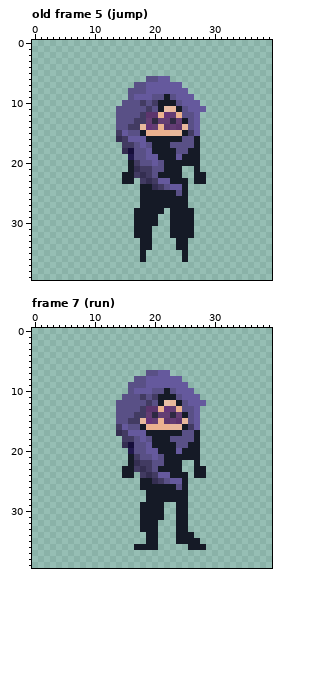
Pixel-art file, stored at src/sprites/player.ase. Above is the file before it was changed.
40x40 pixels, 11 frames. Shown: old frame 5 (jump), frame 7 (run). The commit also changed other frames, which this record leaves out.
Now the later version:
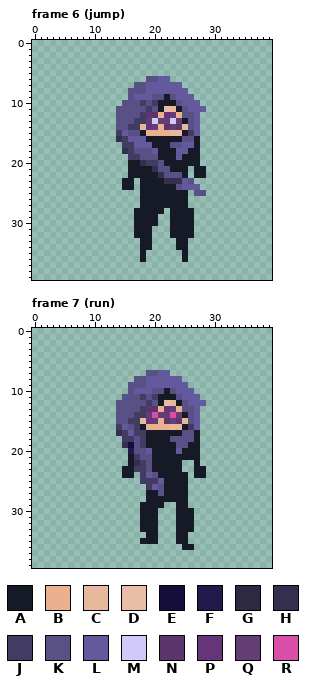
Palette (. is transparent): A #151a26  B #ebb18f  C #e8b89c  D #e8bea6  E #160e3a  F #21184c  G #2e2942  H #342e51  J #423b62  K #595086  L #65599d  M #d1c9f7  N #5c356d  P #653479  Q #633d73  R #d94ea8
A new or re-ordered frame is compared with the old frame closest to it.
Diff:
frames re-ordered
Frame 6 (jump) against old frame 5 (jump):
y 13: x 20 G -> M; x 23 G -> M
y 17: x 17 K -> L; x 19 K -> L; x 25..26 KK -> LL
y 18: x 16 E -> J; x 19..20 LA -> KL; x 24..25 KK -> LL
y 19: x 16..17 FK -> JJ; x 19..20 LL -> KK
y 20: x 17..20 JKKL -> AHJJ
y 21: x 17..20 HJJK -> AAAH; x 22 A -> K; x 25 . -> A; x 28 . -> A
y 22: x 15 A -> .; x 17..25 JHJKAAAA. -> AAAAHKKKA
y 23: x 18..28 JHJLLAAA.AA -> AAAAHHHLK..
y 24: x 15..16 .. -> AA; x 20..27 HJKLLA.. -> AAAAKLLL
y 25: x 24 K -> A; x 27..28 .. -> KK
Frame 7 (run):
y 14: x 20 G -> R; x 23 G -> R
y 16: x 17 K -> J
y 17: x 17..18 LL -> JJ
y 18: x 18..19 LK -> JA
y 19: x 18..19 KL -> JA
y 20: x 20 L -> A
y 21: x 20..21 LK -> AA
y 22: x 19..21 JKK -> KAA
y 23: x 18..20 HJK -> JKA
y 24: x 19..22 HJLL -> LKAA
y 25: x 18..24 AAHJKLL -> JJJLAAA
y 26: x 18..21 AAAA -> .JLK; x 24 K -> A
y 27: x 21 A -> K
y 30..31: x 21 A -> .; x 26 . -> A
y 32..33: x 26 . -> A
y 34: x 26 A -> .
y 35: x 18 . -> A; x 26..27 AA -> ..
y 36: x 17..20 AAAA -> ....; x 25 . -> A; x 27..28 AA -> ..
